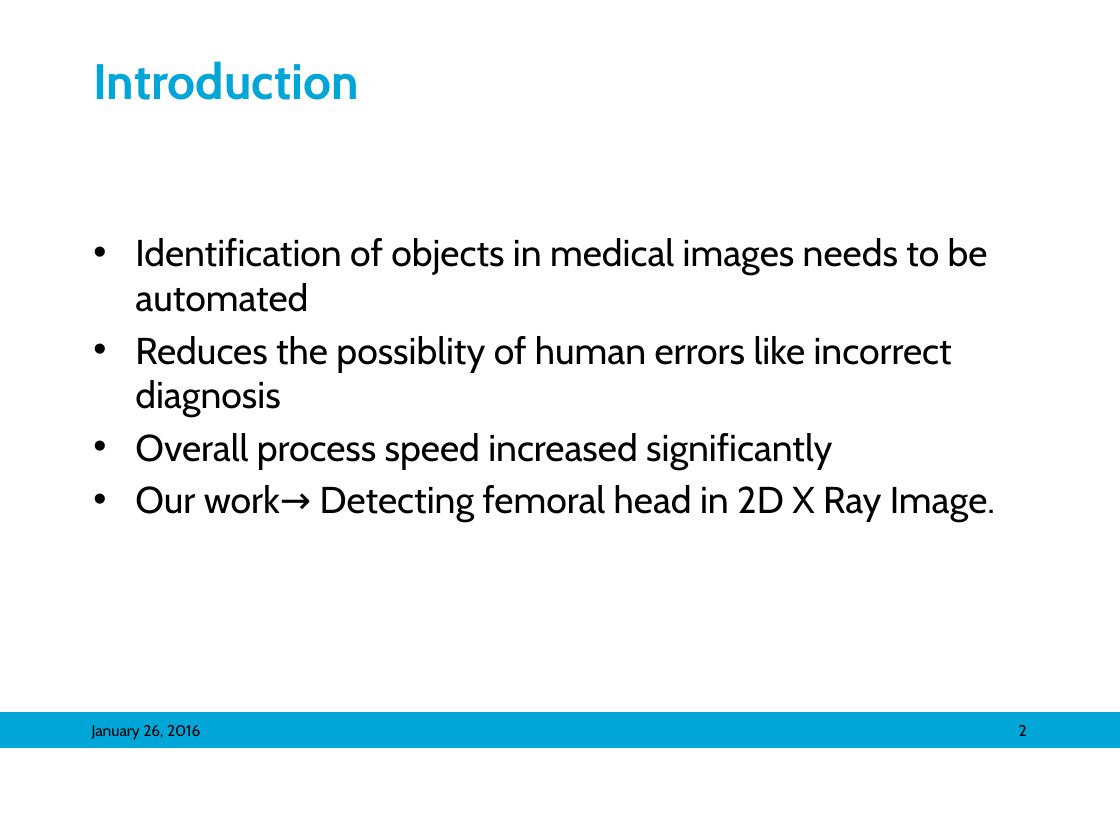
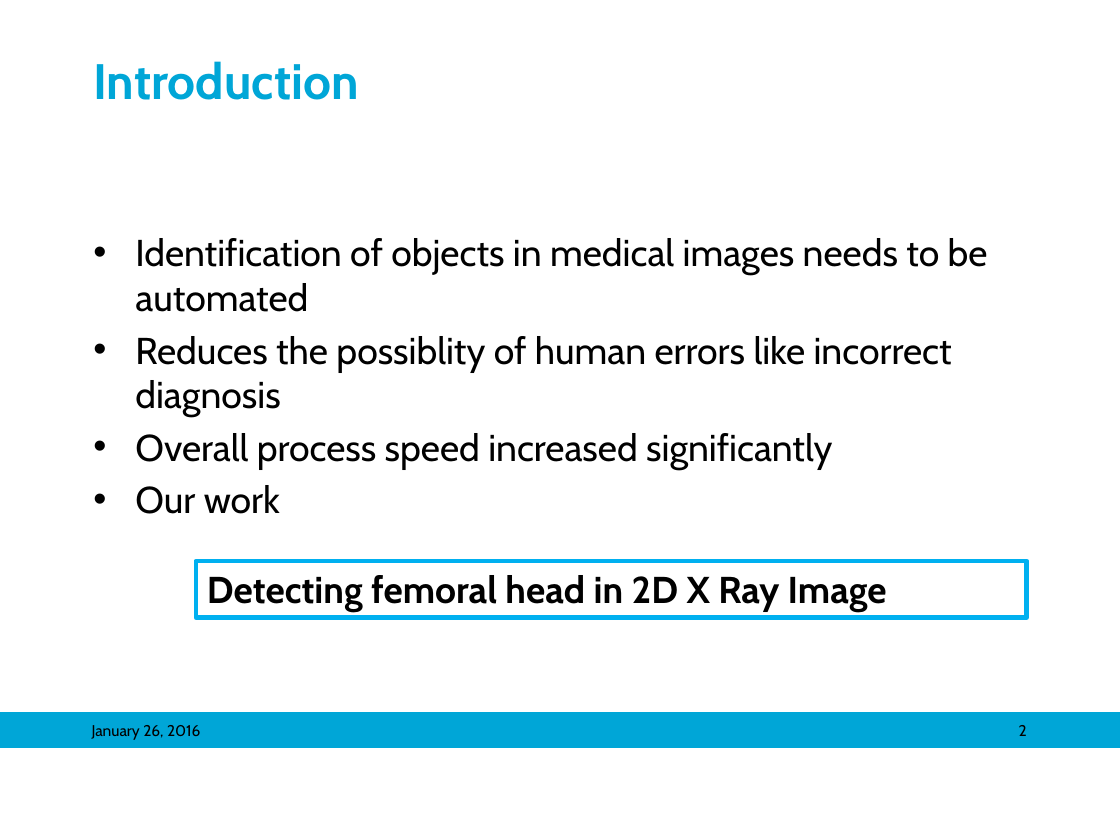
Before and after one commit to mariasv/MM_MedVis_Project, a slide deck: slide 2 of ppt/Object Detection in Medical Images_maria.pptx. Drawn at 1120x840 pixels with LibreOffice and Linux fonts; fonts in the diff are those of the drawing; background and template pictures are left out. Boxes give left, top, right and bottom in pixels: in the first picture for what was removed or moved away, otherwise in the second. Text is boxed around its words. In the diff, an @@ line names an element or a change of style, - is before the commit and + after.

```diff
--- a/ppt/Object Detection in Medical Images_maria.pptx
+++ b/ppt/Object Detection in Medical Images_maria.pptx
@@ text at (135, 485, 280, 514): text changed @@
-• Our work→ Detecting femoral head in 2D X Ray Image.
+• Our work
@@ rectangle added at (196, 561, 1027, 617), outline #00B0F0 3 pt, 24 pt, text #000000, bold @@
+Detecting femoral head in 2D X Ray Image
```
Also in this commit, not shown: 6 other slides changed, 2 slides added.
